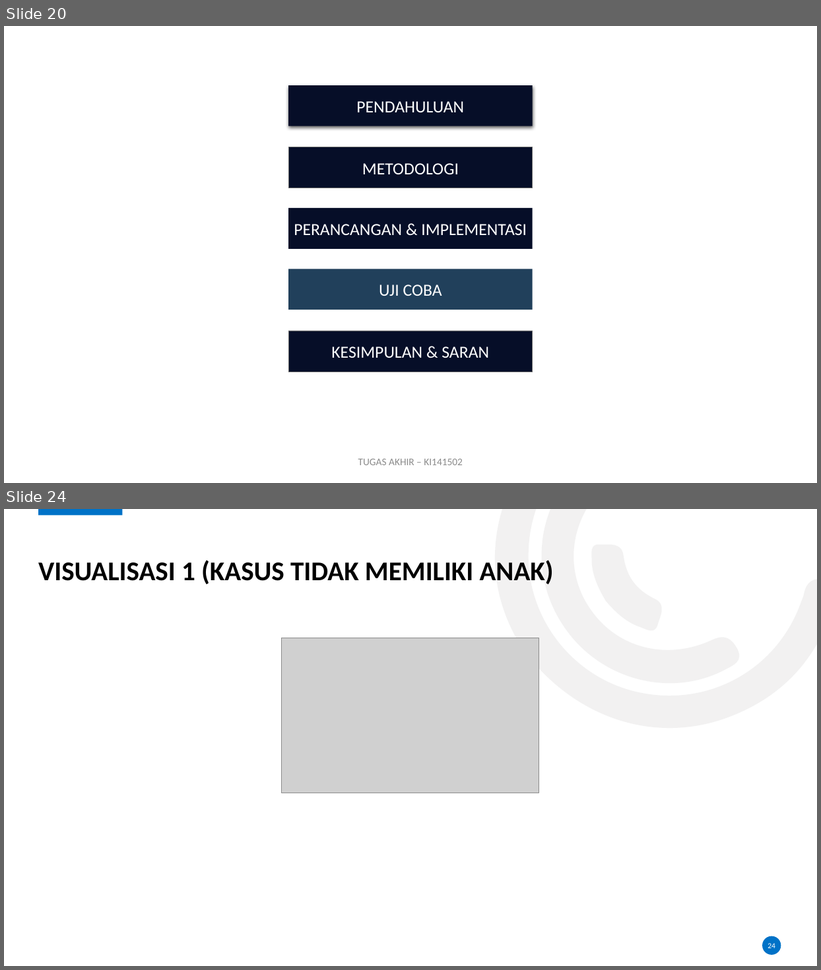
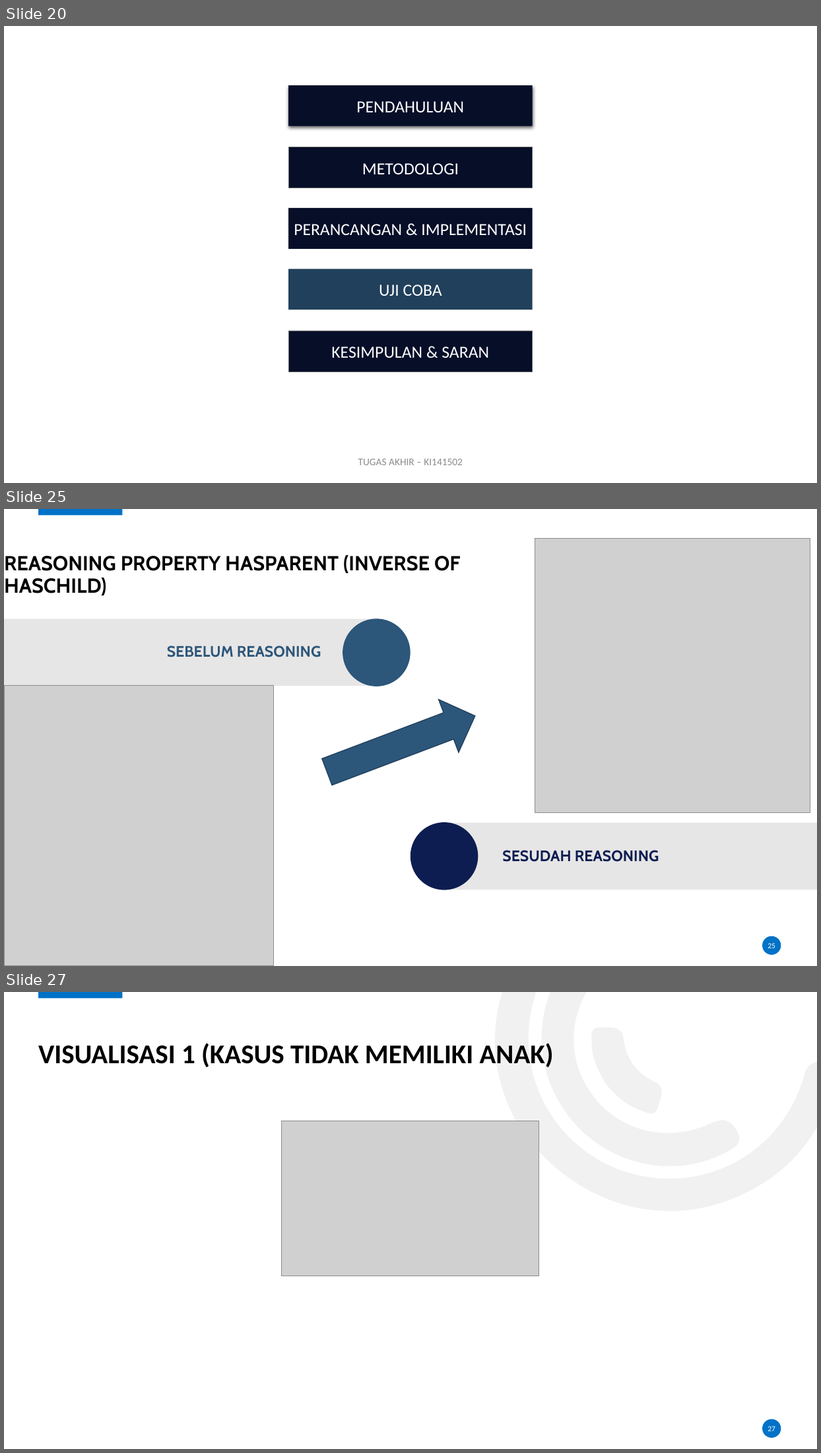
Before and after one commit to karyoutomoo/The-Tree-of-Heroes, a slide deck: 05111540000007-Faiq-Presentasi.pptx. Shown one above the other, each under a label of ours: slides 20 and 24 before the commit, slides 20, 25 and 27 after it; the slides between them are not shown. The pictures are 821x970 and 821x1453 pixels, drawn with LibreOffice and Linux fonts; fonts in the diff are those of the drawing; grey boxes stand for pictures; background and template pictures are left out. Boxes give left, top, right and bottom in pixels: in the first picture for what was removed or moved away, otherwise in the second. Text is boxed around its words. In the diff, an @@ line names an element or a change of style, - is before the commit and + after.

```diff
--- a/05111540000007-Faiq-Presentasi.pptx
+++ b/05111540000007-Faiq-Presentasi.pptx
@@ slide 25 added at (4,509,817,966), background #FFFFFF; not listed: 2 template elements that a slide beside it also shows @@
@@ picture added at (535,538,811,812) @@
@@ title added at (4,555,461,596), 24 pt, text #000000, bold @@
+REASONING PROPERTY HASPARENT (INVERSE OF HASCHILD)
@@ rectangle added at (4,619,379,686), fill #E7E6E6 @@
@@ ellipse added at (343,619,411,687), fill #2C567A, outline #2C567A 1 pt @@
@@ text added at (167,646,321,657), 18 pt, text #2C567A, bold @@
+SEBELUM REASONING
@@ picture added at (5,685,274,966) @@
@@ right arrow added at (317,690,485,799), fill #2C567A, outline #21405A 1 pt @@
@@ ellipse added at (411,823,478,890), fill #0D1D51, outline #0D1D51 1 pt @@
@@ rectangle added at (444,823,817,890), fill #E7E6E6 @@
@@ text added at (502,850,659,862), 18 pt, text #0D1D51, bold @@
+SESUDAH REASONING
@@ page number added at (768,943,776,949), 9 pt, text #FFFFFF @@
+25
@@ what was slide 24 is now slide 27 @@
@@ page number at (768,1426,776,1432): text changed @@
-24
+27
```
Also in this commit, not shown: 13 slides changed, 3 other slides added, 2 other files.
